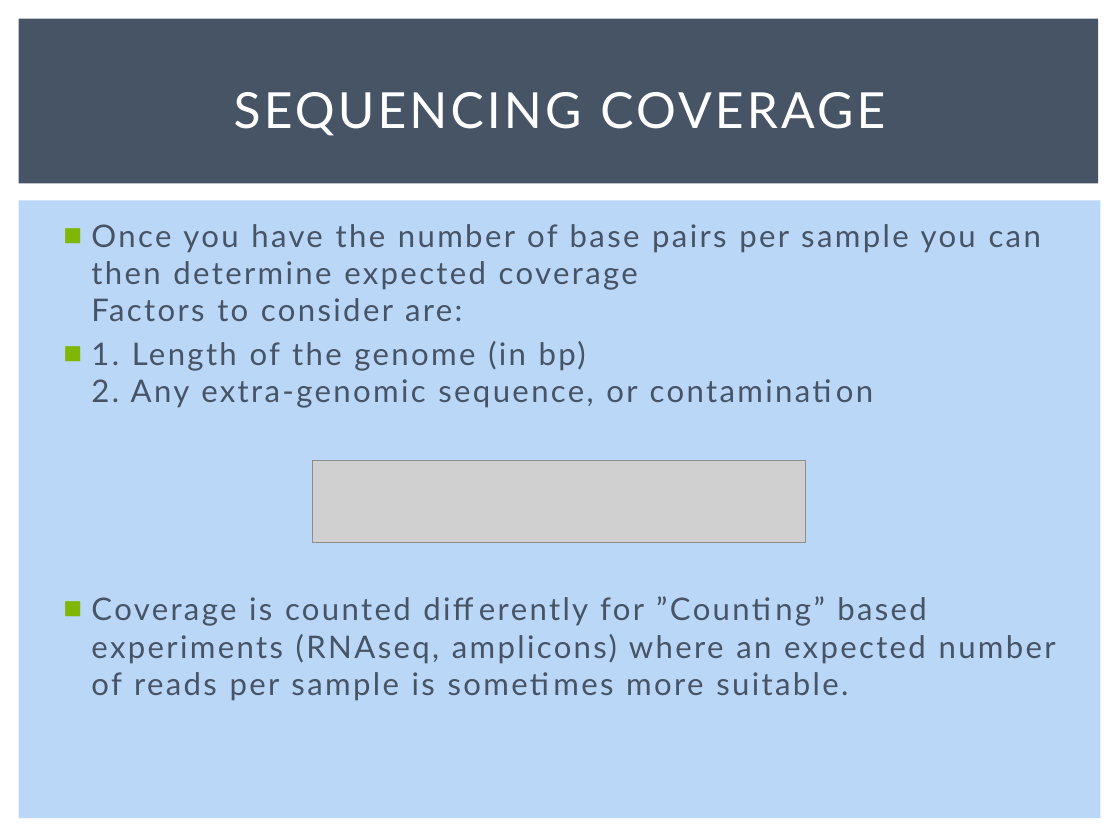
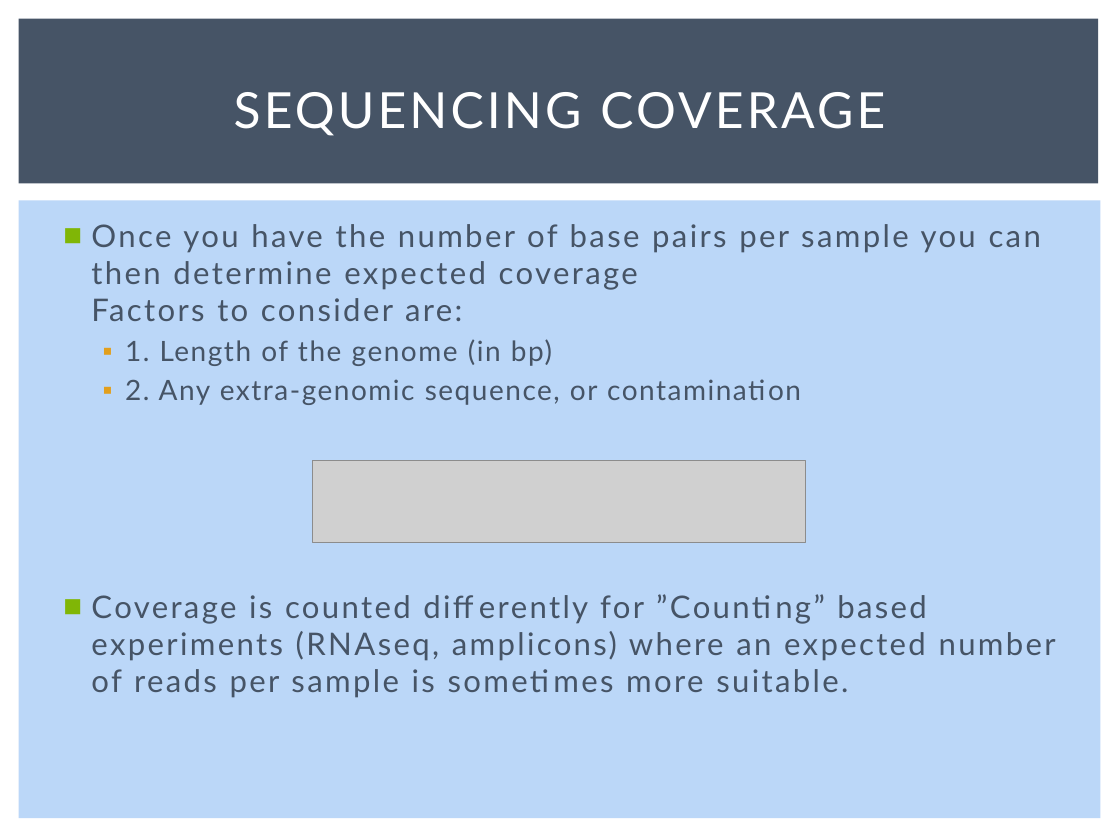
Before and after one commit to msettles/Workshop_RNAseq, a slide deck: slide 24 of powerpoints/RNA-seq-Piracicaba2015.pptx. Drawn at 1120x840 pixels with LibreOffice and Linux fonts; fonts in the diff are those of the drawing; grey boxes stand for pictures. Boxes give left, top, right and bottom in pixels: in the first picture for what was removed or moved away, otherwise in the second. Text is boxed around its words. In the diff, an @@ line names an element or a change of style, - is before the commit and + after.

```diff
--- a/powerpoints/RNA-seq-Piracicaba2015.pptx
+++ b/powerpoints/RNA-seq-Piracicaba2015.pptx
@@ text at [125,339,801,405]: text changed; size 20 to 18 pt @@
-■ 1. Length of the genome (in bp)
-  2. Any extra-genomic sequence, or contamination
+  ▪ 1. Length of the genome (in bp)
+  ▪ 2. Any extra-genomic sequence, or contamination
```
Also in this commit, not shown: 6 other slides changed, 22 slides added, 8 other files.
